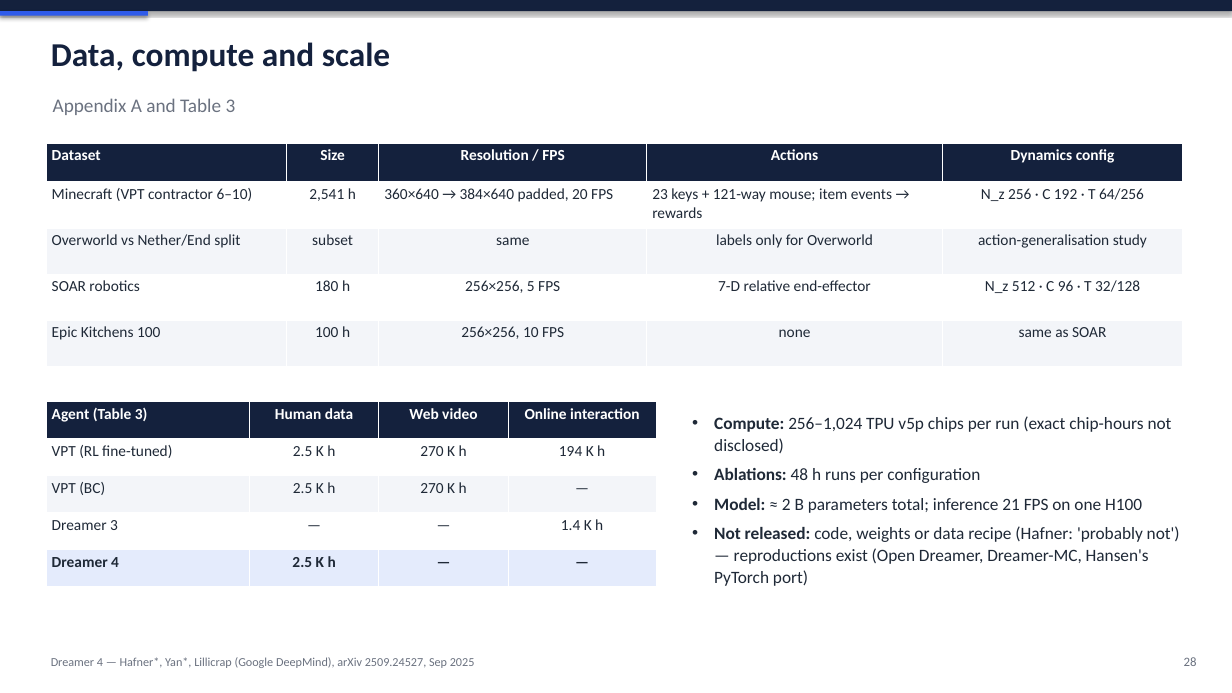
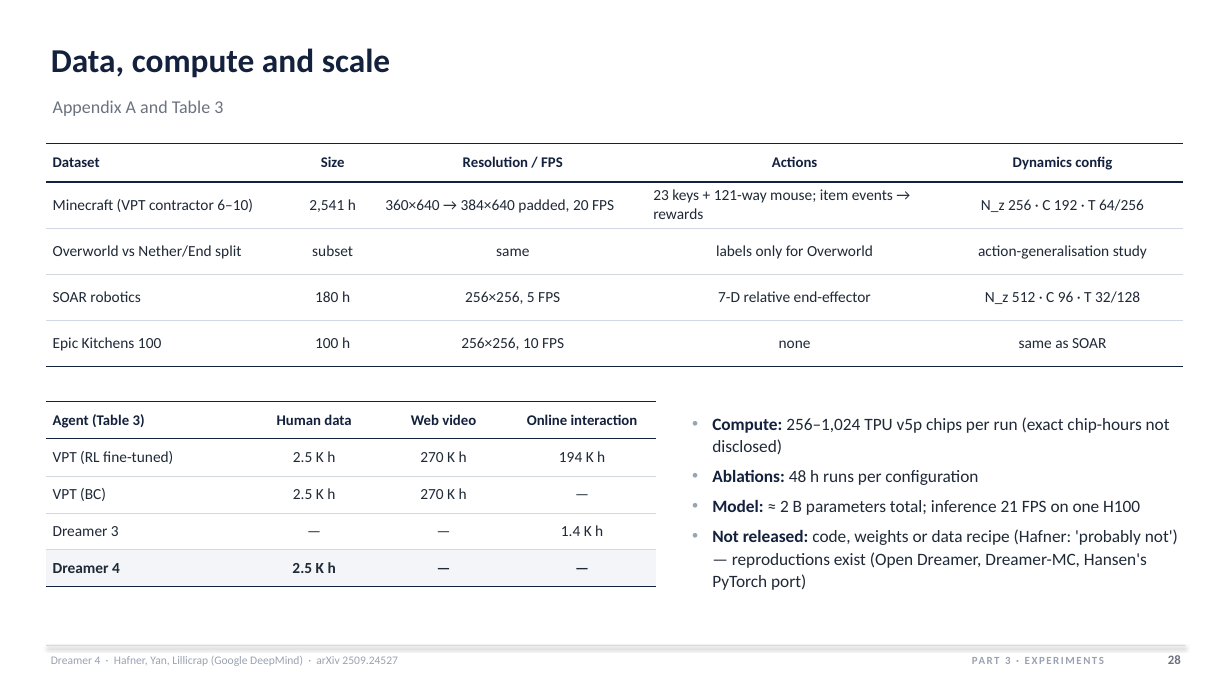
Before and after one commit to HarmannBitte/Dreamer-4, a slide deck: slide 28 of presentation/Dreamer4_Deep_Dive.pptx. Drawn at 1232x693 pixels with LibreOffice and Linux fonts; fonts in the diff are those of the drawing. Boxes give left, top, right and bottom in pixels: in the first picture for what was removed or moved away, otherwise in the second. Text is boxed around its words. In the diff, an @@ line names an element or a change of style, - is before the commit and + after.

```diff
--- a/presentation/Dreamer4_Deep_Dive.pptx
+++ b/presentation/Dreamer4_Deep_Dive.pptx
@@ rectangle removed at (x1=0, y1=0, x2=1232, y2=11) @@
@@ rectangle removed at (x1=0, y1=11, x2=148, y2=16) @@
@@ text "Data, compute and scale" moved from (x1=51, y1=42, x2=390, y2=72) to (x1=51, y1=48, x2=390, y2=78) @@
@@ text "Appendix A and Table 3" at (x1=53, y1=100, x2=223, y2=116): size 15 to 14 pt @@
@@ table at (x1=46, y1=143, x2=1183, y2=367) @@
@@ fill #14213D to none in row 1 @@
@@ fill #FFFFFF to none in 10 cells @@
@@ fill #F3F5F9 to none in 10 cells @@
@@ size 12 to 11.5 pt, text colour #FFFFFF to #14213D in "Dataset", "Size", "Resolution / FPS", "Actions" and 1 more places @@
@@ borders changed @@
@@ table at (x1=46, y1=402, x2=656, y2=587) @@
@@ fill #14213D to none in row 1 @@
@@ fill #FFFFFF to none in 8 cells @@
@@ fill #F3F5F9 to none in row 3 @@
@@ fill #E4EBFC to #F3F5F8 in row 5 @@
@@ size 12 to 11.5 pt, text colour #FFFFFF to #14213D in "Agent (Table 3)", "Human data", "Web video", "Online interaction" @@
@@ borders changed @@
@@ text "Compute: 256–1,024 TPU v5p chips ..." at (x1=712, y1=417, x2=1178, y2=590): text colour #1F2937 to #14213D in "Compute:", "Ablations:", "Model:", "Not released:"; indent changed; line spacing 1.05 to 1.08 @@
@@ rectangle added at (x1=46, y1=645, x2=1186, y2=646), fill #D3D8E2 @@
@@ text at (x1=51, y1=656, x2=398, y2=666): text changed; size 9.5 to 9 pt; text colour #6B7280 to #9AA3B2 @@
-Dreamer 4 — Hafner*, Yan*, Lillicrap (Google DeepMind), arXiv 2509.24527, Sep 2025
+Dreamer 4 · Hafner, Yan, Lillicrap (Google DeepMind) · arXiv 2509.24527
@@ text added at (x1=1005, y1=657, x2=1011, y2=664), 8.5 pt, text #9AA3B2, bold @@
+PART 3 · EXPERIMENTS
@@ text "28" at (x1=1168, y1=655, x2=1181, y2=664): bold on @@
```
Also in this commit, not shown: 38 other slides changed, 6 other files.
